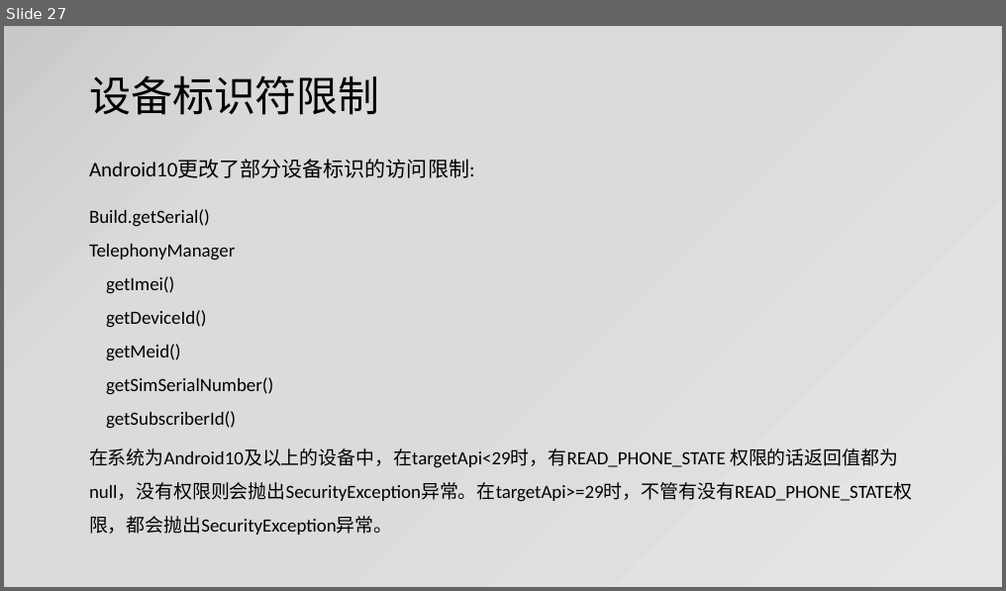
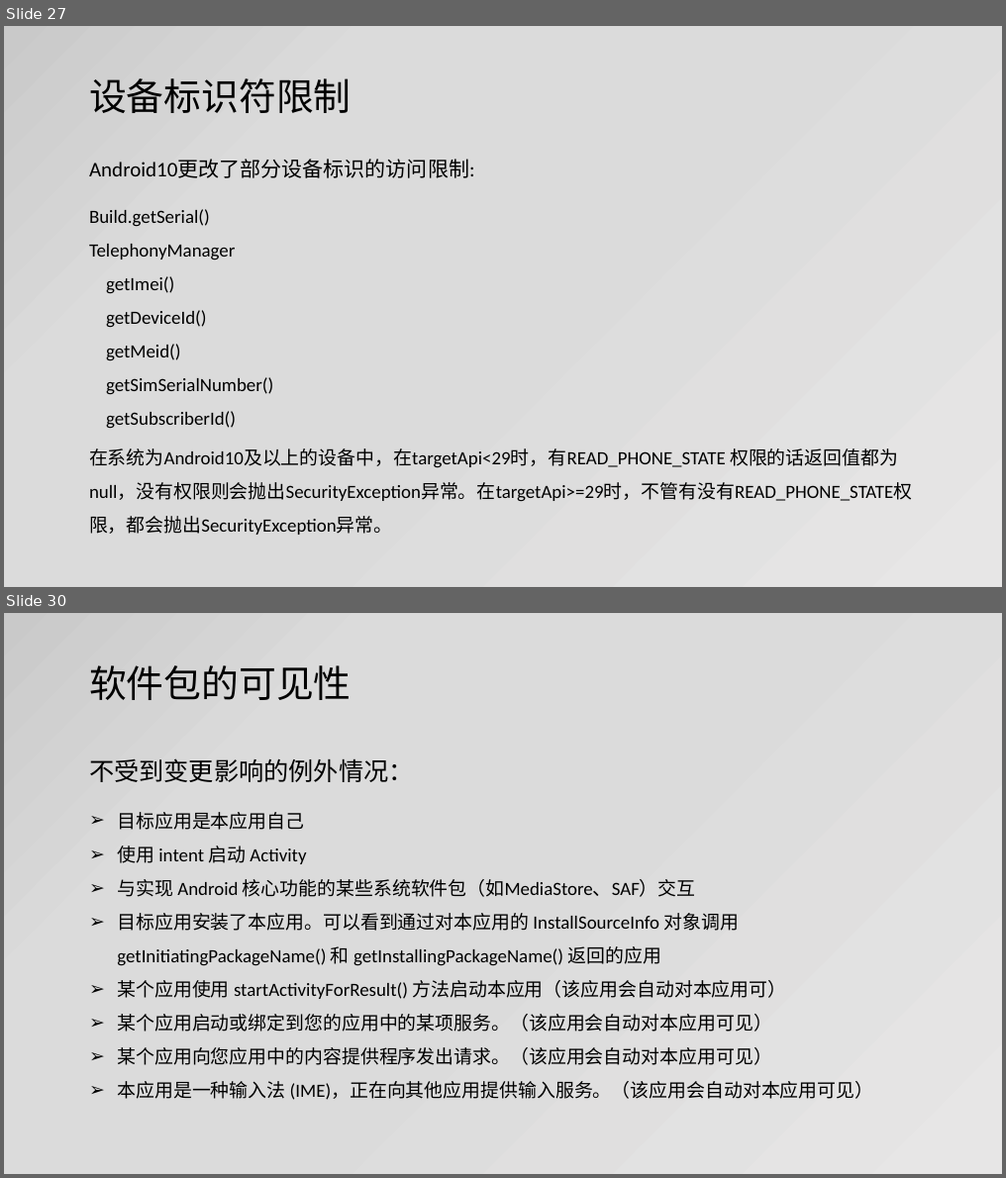
Before and after one commit to jianjunxiao/Adaptation, a slide deck: Android10、11适配.pptx. Shown one above the other, each under a label of ours: slide 27 before the commit, slides 27 and 30 after it; the slides between them are not shown. The pictures are 1006x591 and 1006x1178 pixels, drawn with LibreOffice and Linux fonts; fonts in the diff are those of the drawing. Boxes give left, top, right and bottom in pixels: in the first picture for what was removed or moved away, otherwise in the second. Text is boxed around its words. In the diff, an @@ line names an element or a change of style, - is before the commit and + after.

Commit message:
软件包可见性

```diff
--- a/Android10、11适配.pptx
+++ b/Android10、11适配.pptx
@@ slide 30 added at [4,613,1002,1174], background gradient #E7E6E6 to #DBDBDB to #C9C9C9 @@
@@ title added at [89,665,351,700], 36 pt, text #000000 @@
+软件包的可见性
@@ text added at [89,759,874,1100], 18 pt, text #000000 @@
+不受到变更影响的例外情况：
+➢ 目标应用是本应用自己
+➢ 使用 intent 启动 Activity
+➢ 与实现 Android 核心功能的某些系统软件包（如MediaStore、SAF）交互
+➢ 目标应用安装了本应用。可以看到通过对本应用的 InstallSourceInfo 对象调用 getInitiatingPackageName() 和 getInstallingPackageName() 返回的应用
+➢ 某个应用使用 startActivityForResult() 方法启动本应用（该应用会自动对本应用可）
+➢ 某个应用启动或绑定到您的应用中的某项服务。（该应用会自动对本应用可见）
+➢ 某个应用向您应用中的内容提供程序发出请求。（该应用会自动对本应用可见）
+➢ 本应用是一种输入法 (IME)，正在向其他应用提供输入服务。（该应用会自动对本应用可见）
@@ slide 27 changed as well @@
@@ title "设备标识符限制" at [89,78,351,113]: size 40 to 36 pt @@
```
Also in this commit, not shown: 25 other slides changed, 3 other slides added, 7 other files.
